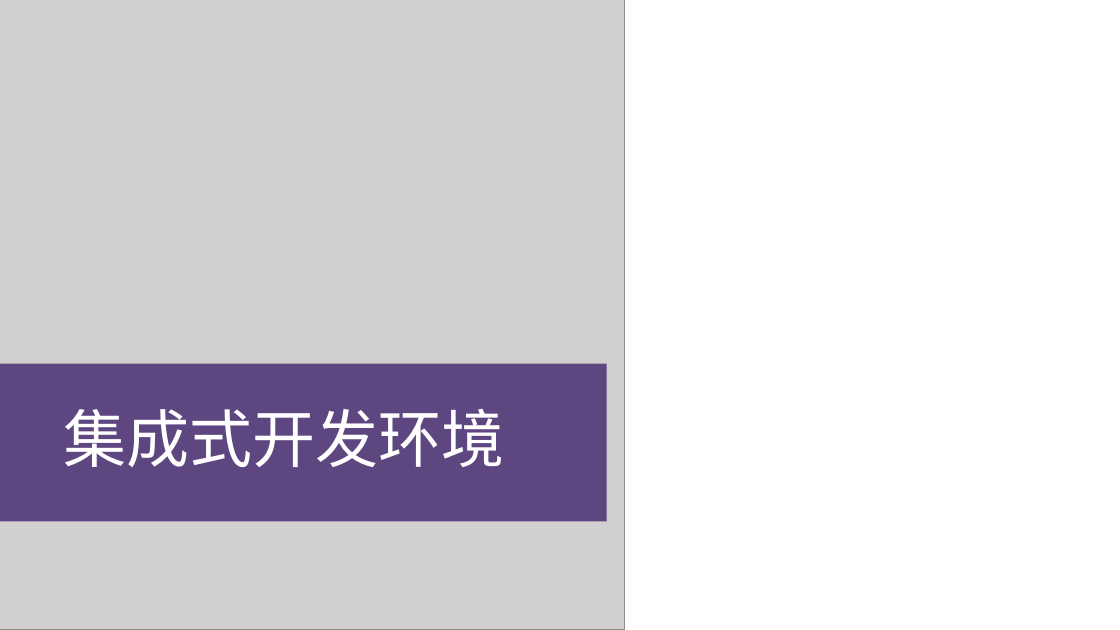
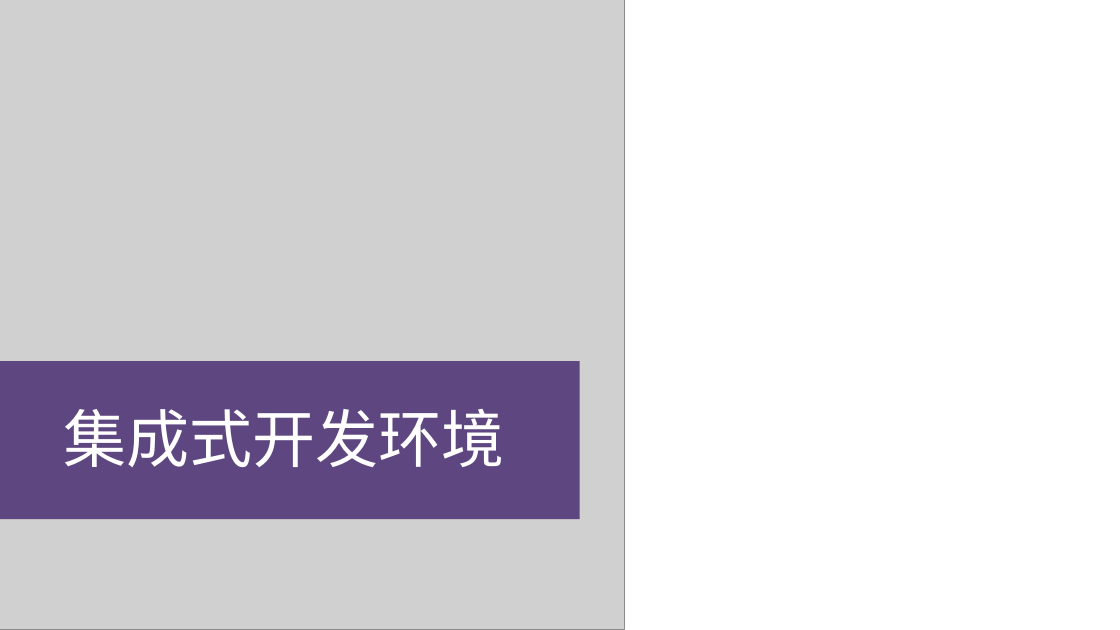
Before and after one commit to IssacWD/myPythonCode, a slide deck: slide 8 of csc1002/lecture/2016_3_6.pptx (slide 7 before the commit). Drawn at 1120x630 pixels with LibreOffice and Linux fonts; fonts in the diff are those of the drawing; grey boxes stand for pictures. Boxes give left, top, right and bottom in pixels: in the first picture for what was removed or moved away, otherwise in the second. Text is boxed around its words. In the diff, an @@ line names an element or a change of style, - is before the commit and + after.

```diff
--- a/csc1002/lecture/2016_3_6.pptx
+++ b/csc1002/lecture/2016_3_6.pptx
@@ rectangle: place and size @@
-rectangle at <box>0,364,607,522</box>
+rectangle at <box>0,361,580,519</box>
```
Also in this commit, not shown: 4 other slides changed, 1 slide added, 5 other files.
